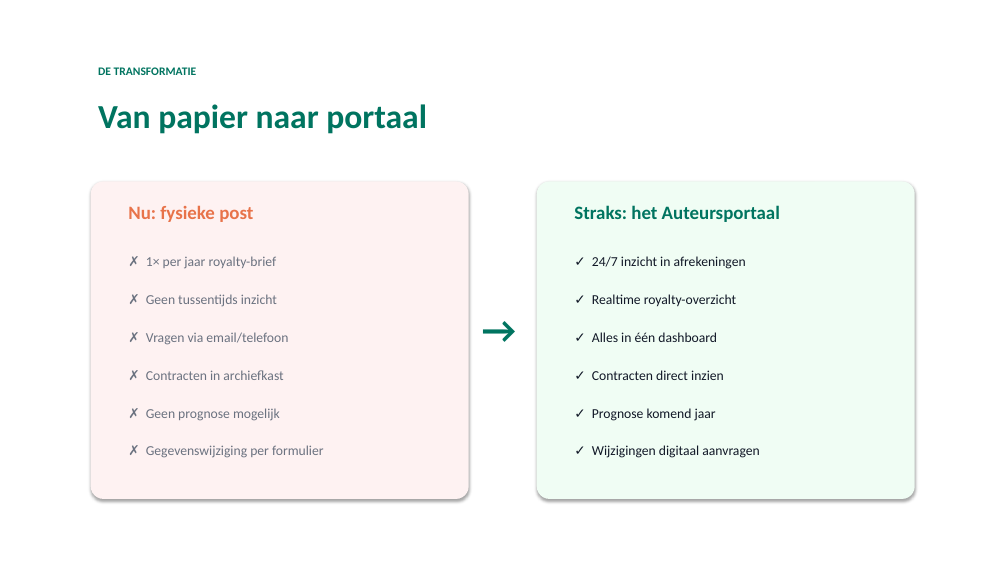
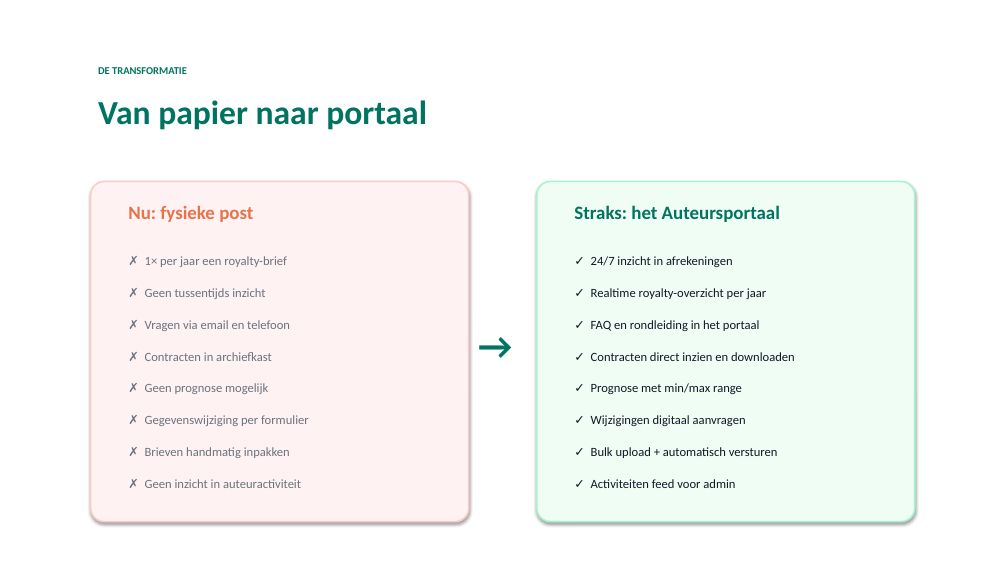
Before and after one commit to SingaporeCity/Royaltyportaal, a slide deck: slide 5 of pitch/Auteursportaal_Pitch.pptx (slide 3 before the commit). Drawn at 1008x567 pixels with LibreOffice and Linux fonts; fonts in the diff are those of the drawing. Boxes give left, top, right and bottom in pixels: in the first picture for what was removed or moved away, otherwise in the second. Text is boxed around its words. In the diff, an @@ line names an element or a change of style, - is before the commit and + after.

```diff
--- a/pitch/Auteursportaal_Pitch.pptx
+++ b/pitch/Auteursportaal_Pitch.pptx
@@ text "DE TRANSFORMATIE" at [98,67,187,74]: size 11 to 10 pt @@
@@ text "Van papier naar portaal": place and size @@
-text "Van papier naar portaal" at [98,104,427,134]
+text "Van papier naar portaal" at [98,100,427,130]
@@ rounded rectangle: place and size @@
-rounded rectangle at [91,181,469,499]
+rounded rectangle at [91,181,469,522]
@@ rounded rectangle at [91,181,469,522]: outline none to #FECACA 1.5 pt @@
@@ rounded rectangle: place and size @@
-rounded rectangle at [537,181,915,499]
+rounded rectangle at [537,181,915,522]
@@ rounded rectangle at [537,181,915,522]: outline none to #A7F3D0 1.5 pt @@
@@ text at [145,256,287,267]: text changed; size 13 to 12 pt @@
-✗ 1× per jaar royalty-brief
+✗ 1× per jaar een royalty-brief
@@ text at [591,288,766,299]: text changed; size 13 to 12 pt @@
-✓ Realtime royalty-overzicht
+✓ Realtime royalty-overzicht per jaar
@@ text at [145,320,290,331]: text changed; size 13 to 12 pt @@
-✗ Vragen via email/telefoon
+✗ Vragen via email en telefoon
@@ text "→" rewrapped from [461,302,537,363] to [465,318,526,378] @@
@@ text added at [591,320,760,331], 12 pt, text #111827 @@
+✓ FAQ en rondleiding in het portaal
@@ text "✗ Contracten in archiefkast": place and size @@
-text "✗ Contracten in archiefkast" at [146,370,283,380]
+text "✗ Contracten in archiefkast" at [145,352,272,361]
@@ text at [591,352,795,361]: text changed; size 13 to 12 pt @@
-✓ Contracten direct inzien
+✓ Contracten direct inzien en downloaden
@@ text removed at [592,332,717,342] @@
-✓ Alles in één dashboard
@@ text "✗ Geen prognose mogelijk": place and size @@
-text "✗ Geen prognose mogelijk" at [146,408,280,421]
+text "✗ Geen prognose mogelijk" at [145,383,268,394]
@@ text added at [591,383,742,394], 12 pt, text #111827 @@
+✓ Prognose met min/max range
@@ size 13 to 12 pt in 6 elements at [591,256,733,267], [145,288,265,299], [145,352,272,361], [145,383,268,394], [591,415,746,426], [145,415,309,426] @@
@@ text "✗ Gegevenswijziging per formulier": place and size @@
-text "✗ Gegevenswijziging per formulier" at [146,445,324,458]
+text "✗ Gegevenswijziging per formulier" at [145,415,309,426]
@@ text "✓ Wijzigingen digitaal aanvragen": place and size @@
-text "✓ Wijzigingen digitaal aanvragen" at [592,445,759,458]
+text "✓ Wijzigingen digitaal aanvragen" at [591,415,746,426]
@@ text removed at [592,408,716,421] @@
-✓ Prognose komend jaar
@@ text added at [145,447,290,458], 12 pt, text #6B7280 @@
+✗ Brieven handmatig inpakken
@@ text added at [591,447,778,458], 12 pt, text #111827 @@
+✓ Bulk upload + automatisch versturen
@@ text added at [145,479,301,488], 12 pt, text #6B7280 @@
+✗ Geen inzicht in auteuractiviteit
@@ text added at [591,479,735,488], 12 pt, text #111827 @@
+✓ Activiteiten feed voor admin
```
Also in this commit, not shown: 4 other slides changed, 8 slides added, 4 slides removed, 1 other file.
